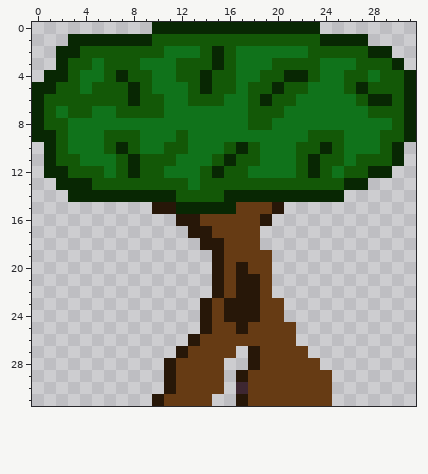
Two states of a pixel-art sprite, client/res/gfx/tree/squirrel_tree.png. Above is the file before it was changed.
The file is 32x32 pixels.
Now the later version:
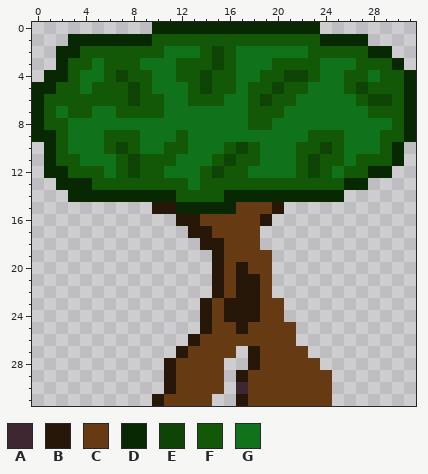
Palette (. is transparent): A #3e2731  B #271708  C #663b14  D #082703  E #0e4405  F #135807  G #10731b
The author wrote: Superior trees
Diff:
Changed rows in their new state; - is an unchanged pixel.
first column x 7:
 2 --------E--------------
 3 --------E--------------
 4 E------E------EE-------
 5 -E-----E-----E------E--
 6 -E----------E--------EE
first column x 7:
10 E---------E------E
11 -E-------E------E-
12 -E------E-------E-
Boxes around the changes in both pictures, in picture pixels (x1, y1, x2, y2):
changed: (200, 46, 392, 178)
changed: (116, 70, 140, 178)
